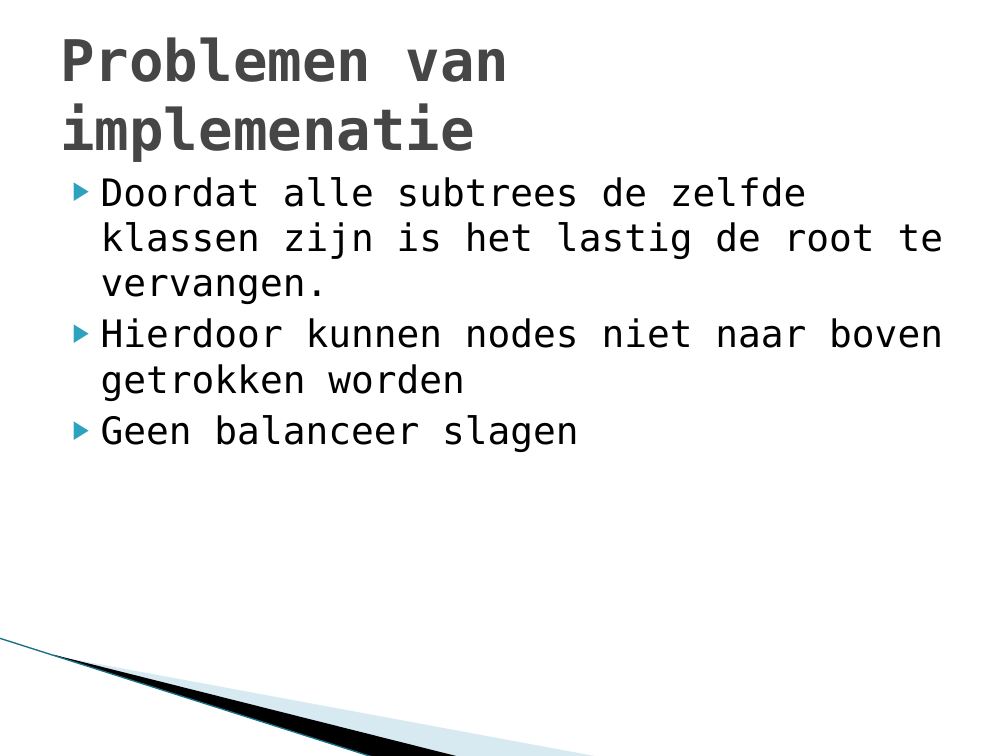
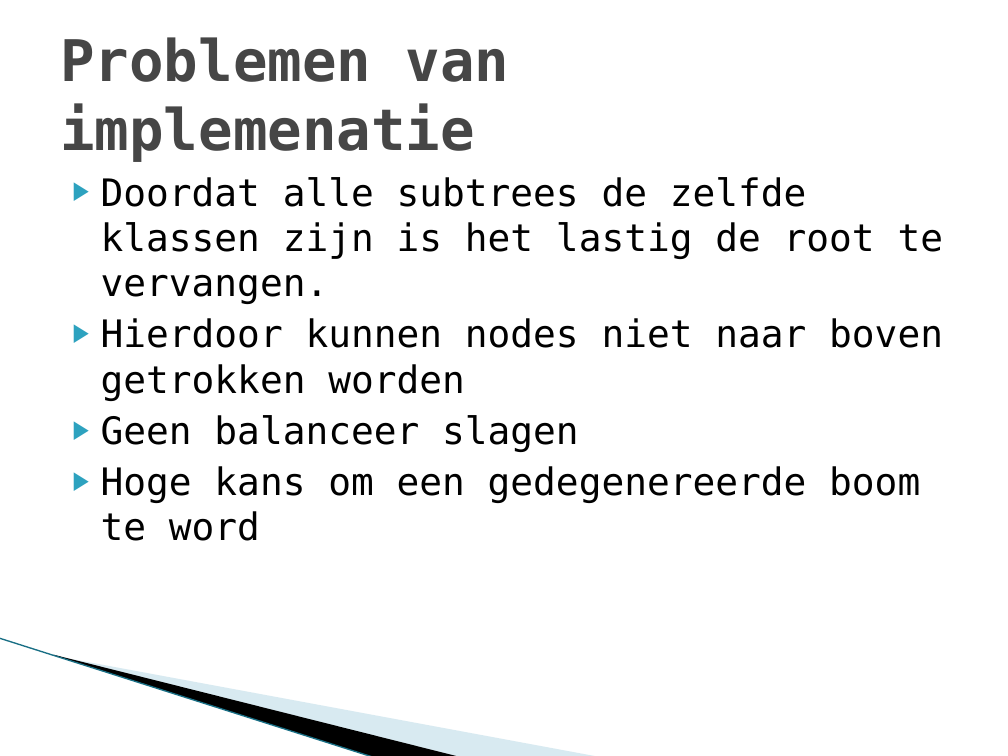
Before and after one commit to Green7izard/AP-AA, a slide deck: slide 8 of Week2/Week 2 B_Boom.pptx. Drawn at 1008x756 pixels with LibreOffice and Linux fonts; fonts in the diff are those of the drawing; background and template pictures are left out. Boxes give left, top, right and bottom in pixels: in the first picture for what was removed or moved away, otherwise in the second. Text is boxed around its words. In the diff, an @@ line names an element or a change of style, - is before the commit and + after.

```diff
--- a/Week2/Week 2 B_Boom.pptx
+++ b/Week2/Week 2 B_Boom.pptx
@@ text at [101,466,920,541]: paragraph added @@
+▶ Hoge kans om een gedegenereerde boom te word
```
Also in this commit, not shown: 1 other slide changed.
